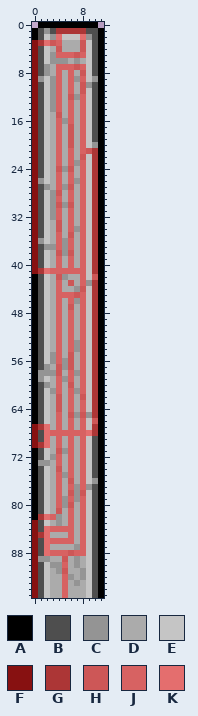
A pixel-art file gets an edit: art/props/wall-breakablel.aseprite. The picture above is the old version.
12x96 pixels, 1 frame.
Visible layers, top first: "Layer 2" opacity 53%, "cracks", "Layer 1".
Palette (. is transparent): A #000000  B #4e4e4e  C #949494  D #ababab  E #c5c5c5  F #871111  G #ac3636  H #cd5757  J #d76262  K #e46e6e
Pixels before, first column x 0:
 0 .AAAAAAAAAA.
 1 ABCBGGGGGBBA
 2 ABECKEEEKCBA
 3 FGKHJDDDHEBA
 4 FBEDHDDDHEBA
 5 FBECJJJHJEBA
 6 FBECCCDCDEBA
 7 FBCDJJJHJEBA
 8 FBCDJDJDHEBA
 9 FCECJDJCJECA
10 FBECJDJDHCBA
11 FBECJDJDHEBA
12 FBECJDHCJEBA
13 FBECJDJDJEBA
14 FBECJDJDJEBA
15 FBEDHDJDJEBA
16 FBEDJCJDJEBA
17 FBEDJDHDJEBA
18 FBEDJDHDJEBA
19 FBEDJDHDJEBA
20 FBEDJDHDJECA
21 FBEDJDJDJHGA
22 FBEDJDJDHEGA
23 FBEDJDJCJEGA
24 FBEDHCHDJEGA
25 FBEDJDJDJEGA
26 FCEDJDJCJEGA
27 FBCDJCHDJEGA
28 FBECHDJDJEGA
29 FBECJDJDJEGA
30 FBECHCHDJEGA
31 FBECJDJDJEGA
32 FBECJDJDJEGA
33 FBEDHDJDJEGA
34 FBEDHDJCJEGA
35 FBEDJDHDJEGA
36 FCEDJCJDJEGA
37 FBCCJCJDJEGA
38 FBEDHCHDJEGA
39 FBEDJDJDJEGA
40 FBEDJDJDJEGA
41 FGKJJJJJJEGA
42 ABEDHCDDJEHA
43 ABEDJDHDJCGA
44 ABEDJDDCHEGA
45 ABEDJJJHJEGA
46 ABEDJDJCJEGA
47 ABEDJDHDJEGA
48 ABEDJDJDJEGA
49 ABEDJDJDJEGA
50 ABEDJDJDJEGA
51 ABEDJDJDJEGA
52 ABEDJDJDJEGA
53 ABEDJDJCJEGA
54 ABEDJDJCJEGA
55 ABECJDHDJEGA
56 ABECJCHDJEGA
57 ABCDHCHDJEGA
58 ACCCHDJCJEGA
59 ACEDJCJDJEGA
60 ABCDJDHDJEGA
61 ABECJDJCJEGA
62 ABEDHDJDHEGA
63 ABEDHDJDJEGA
64 ABEDHDJDJEGA
65 ABEDJDHCHCGA
66 ABEDJDJDJEHA
67 FGKDJDJDJEGA
68 FBKJJJJJJKGA
69 FBKDJDJDJEBA
70 FGKDJDJDJEBA
71 ABEDHCJDJEBA
72 ABECJDJDJEBA
73 ACCDJDJDJEBA
74 ABEDHDJDJEBA
75 ABEDJCJDJEBA
76 ABEDJDHDJECA
77 ABEDJDJCJCBA
78 ABEDJDHCHEBA
79 ABEDJCJCJEBA
80 ABEDJCHDJEBA
81 ABEDHDJDJEBA
82 AGKJCDJDJEBA
83 FBEDCDJDJEBA
84 FBKJJJJDJEBA
85 FGKDDDJDJEBA
86 FBKJJJJDJEBA
87 FBKDDDDCJEBA
88 FBKJJJHJJEBA
89 FCCDDHDCDEBA
90 FBECCJDCDEBA
91 FBEDCHDDCEBA
92 FBEDDJCDCEBA
93 FBEDDJDCDEBA
94 FBEDDJDDDEBA
95 FBEDDJDDDEBA
After:
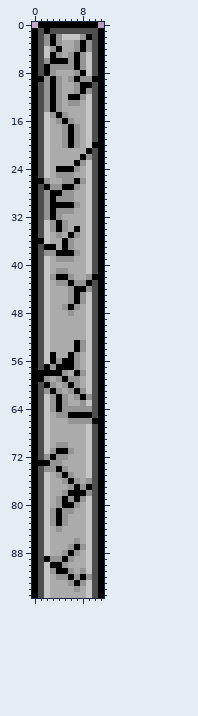
Log entry: Updated wall sprites and updated level design of GuacContainer10
Change:
layer "Layer 2" now hidden
Changed rows in their new state; - is an unchanged pixel.
first column x 0:
 1 --A-BBBBB--
 2 --CAC---CA-
 3 ABCAC--CAC-
 4 A--CA--CAC-
 5 A--ACDCAC--
 6 A-CAAACAC--
 7 A-ACCCCAC--
 8 A-ACD-DCA--
 9 AACAC-CACCA
10 A-CAC-DCAA-
11 A-CAC-DCAC-
12 A-CAC-AAC--
13 A-CAC-CCD--
14 A-CAC-D-D--
15 A--CACD-D--
16 A---CAC-D--
17 A---DCACD--
18 A---DCACD--
19 A---DCACD--
20 A---DCACD-A
21 A---D-D-DAB
22 A---D-D-ACB
23 A---D-DAC-B
24 A---AAACD-B
25 A---CCC-D-B
26 AAC-DCCAC-B
27 A-ACCAACD-B
28 A-CAACC-D-B
29 A-CACCC-D-B
30 A-CAAAACD-B
31 A-CACCC-D-B
32 A-CAC-D-D-B
33 A--CACD-D-B
34 A--CACDAD-B
35 A---C-ACD-B
36 AA--DAC-D-B
37 A-AADAC-D-B
38 A-CCAAACD-B
39 A---CCC-D-B
40 A---D-D-D-B
41 ABEDCCDDD-B
42 ---CAAC-DCA
43 ----CCACCAB
44 ----D-CAACB
45 ----DDCAC-B
46 ----D-CAC-B
47 ----DCACD-B
48 ----D-C-D-B
49 ----D-D-D-B
50 ----D-D-D-B
51 ----D-D-D-B
52 ----D-D-D-B
53 ----D-DAC-B
54 ----D-DAC-B
55 ---AD-ACD-B
56 ---ACAACD-B
57 --ACAAACD-B
58 -AAAACDAC-B
59 -AC-CACCD-B
60 --ACDCACD-B
61 --CAC-CAC-B
62 ---CACDCACB
63 ---CACD-C-B
64 ---CACCCCCB
65 ----CCAAAAB
66 ----D-CCCCA
67 ABE-D-D-D-B
68 A-EDDDDDDEB
69 A-E-D-D-D--
70 ABE-CCD-D--
71 ---CAAC-D--
72 --CACCD-D--
73 -AACC-D-D--
74 --CCACD-D--
75 ----CAC-D--
76 ----DCACDCB
77 ----D-CACA-
78 ----DCAAAC-
79 ----CACAC--
80 ----CAACD--
81 ---CACC-D--
82 -BECACD-D--
83 A--CACD-D--
84 A-EDCDD-D--
85 ABE---D-D--
86 A-EDDDDCD--
87 A-E---CAC--
88 A-EDDCACD--
89 ABACCACD---
90 A--AAC-D---
91 A--CAAC----
92 A---CCACAC-
93 A----DCAC--
94 A----D-C---
95 A----D-----
Boxes around the changes in both pictures, in picture pixels (x1, y1, x2, y2):
changed: (32, 28, 98, 598)
